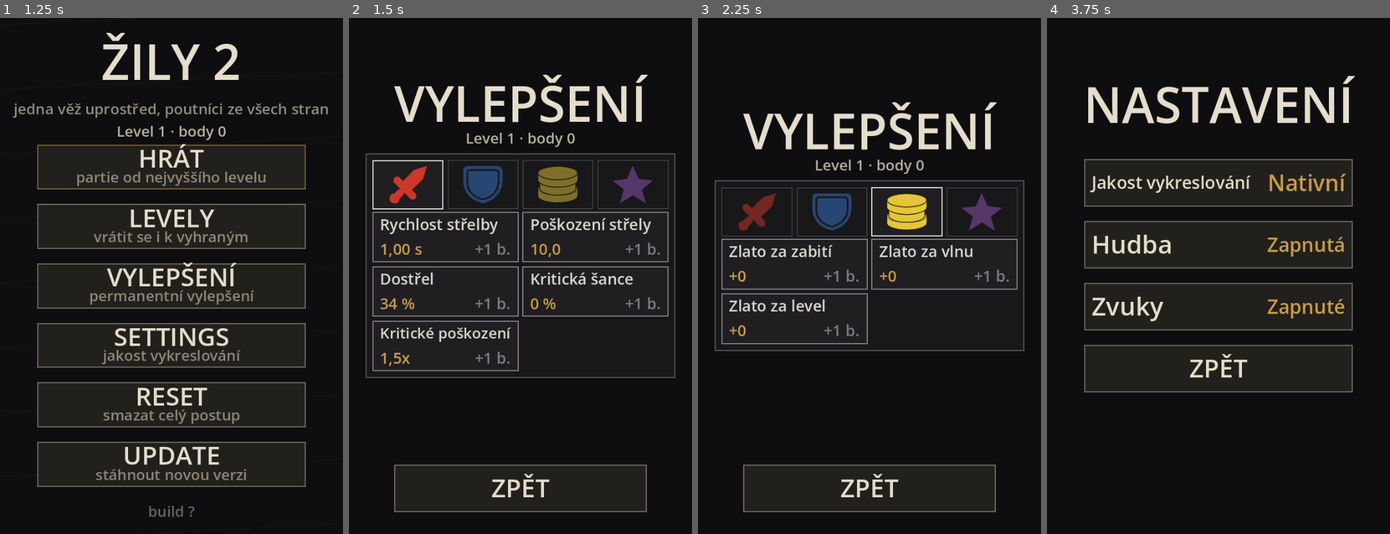
Above: before the commit, frames 1-4 (left to right).
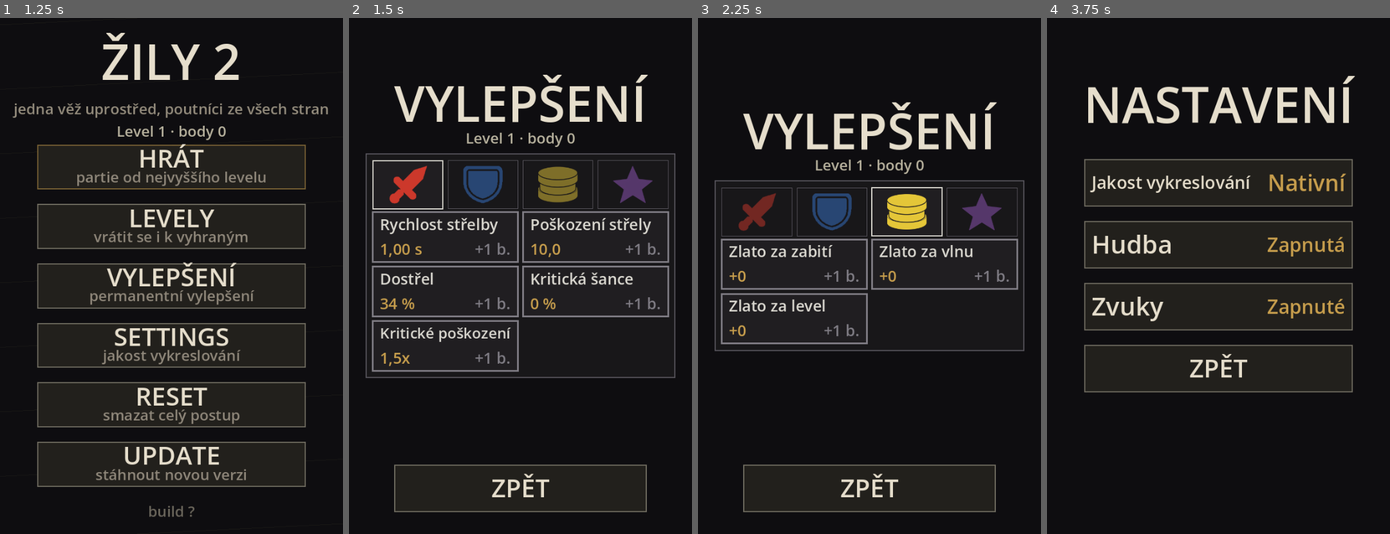
Above: after the commit, the same moments.

Repository: jankoznar94/dark-story
Game: Godot game, scene res://main.tscn
Two runs of this game, one before a commit and one after it. Both use one fixed random seed, a clock stepped at 60 frames per second and the inputs below.
Inputs (mouse positions are in pixels of both pictures, inside the frame that each line leads up to):
- Up to frame 1 (1.25 s): tap Enter at 0.5 s; move the mouse to (246, 250) at 0.52 s; click (246, 250) at 0.67 s
- Up to frame 2 (1.5 s): tap Space at 1.25 s; move the mouse to (451, 301) at 1.27 s; click (451, 301) at 1.42 s
- Up to frame 3 (2.25 s): tap Enter at 2 s; move the mouse to (903, 162) at 2.02 s; click (903, 162) at 2.17 s
- Up to frame 4 (3.75 s): tap Space at 2.75 s; move the mouse to (1201, 379) at 2.77 s; click (1201, 379) at 2.92 s; tap Enter at 3.5 s; move the mouse to (1321, 353) at 3.52 s; click (1321, 353) at 3.67 s

Frame 1 is identical in both runs. In frame 2, 1.1% of the frame differs, in the area x 6-94%, y 37-69%; in frame 3, 0.6%; in frame 4, nothing differs.

Commit message:
Zily 2: tlustsi ramecky upgradu, mensi projektily, rychlejsi a pocetnejsi nepritelе
- ramecek bunky upgradu 2 -> 3 px (CELL_FRAME, plati v bitve i ve VYLEPSENI)
- cesta poutnika k vezi 15 -> 10 s (rychlost nepritel 1,5x, nova vychozi)
- krok kadence -0,05 -> -0,025 s (perm_max 8 -> 16, strop 0,60 s zustava)
- tecka strely 0,032 -> 0,026 meritka
- velikost vlny 15..51 v prvním levelu, kazdy dalsi level x1,20 (strop 400);
  mezera mezi poutniky se ridi dobou vysypani vlny (SPAWN_WAVE_S 55 s, dno 0,45 s)
- README a testy podle novych cisel

Diff:
--- a/scripts/game.gd
+++ b/scripts/game.gd
@@ -25,7 +25,13 @@
 # ma poutnik na cestu stejne dlouho, takze "jde pomalu" je vlastnost hry, ne
 # rozliseni. Jan dvakrat: "Rychlost všech nepřátel se musí snížit" (8 -> 12 s)
 # a "Celkově ještě zpomalíme pohyb nepřátel" (12 -> 15 s).
-const TRAVEL_S := 15.0
+#
+# Oct 2026 - OPACNY SMER: "Rychlost pohybu všech nepřátel se zrychlí na rychlost
+# 1.5x. Bude to nová výchozí hodnota. Nové 1.0x = staré 1.5x. Jsou teď příliš
+# pomalí." 15 / 1,5 = 10 s. POZOR: okno na reakci je `dostrel * TRAVEL_S`, takze
+# se zkratilo z 5,1 s na 3,4 s - kdo hybe timhle cislem, hybe obtiznosti a musi
+# to merit (`tools/balance_sim.gd`).
+const TRAVEL_S := 10.0
 const BASE_HP := 20.0
 # OBTIZNOST: kazdy dalsi LEVEL je o 22 % tuzsi (Jan schvalil 1,22; driv 1,15)
 # a kazda dalsi vlna v levelu o 6 %. Driv to bylo 13 % za vlnu v nekonecne
@@ -38,10 +44,21 @@
 const WAVE_HP := 1.06
 const START_GOLD := 150
 const BUILD_TIME := 5.0
-# VELIKOST VLNY PODLE PORADI KOLA (kolo = pocitadlo vln pres cely pruchod hrou).
-# Prvnich deset je rucne, dal uz jen roste - levelu je nekonecne.
-const WAVE_SIZES := [5, 6, 7, 8, 9, 10, 11, 12, 13, 14]
-const WAVE_SIZES_MAX := 24
+# VELIKOST VLNY (Oct 2026). Jan: "Počet nepřátel v jednotlivých vlnách bude
+# obecně vyšší. V prvních levelech bude začínat třeba na 15. Ve vyšších to budou
+# klidně desítky až stovky. Samozřejmě musí chodit v takovém tempu a pořadí, aby
+# bylo možné je zabít."
+#
+# JSOU TO DVE CISLA, NE JEDNO: tabulka je pocet poutniku v 1.-10. vlne PRVNIHO
+# levelu a kazdy dalsi level ji NASOBI (`WAVE_SIZE_PER_LEVEL`). Driv se k tabulce
+# pricitaval jeden poutnik za level, takze se stropu (24) dosahlo uz ve tretim
+# levelu a "vyssi levely" se v poctech vubec neprojevily. Nasobenim se z desítek
+# stanou stovky.
+const WAVE_SIZES := [15, 17, 19, 22, 25, 29, 33, 38, 44, 51]
+const WAVE_SIZE_PER_LEVEL := 1.20
+# STROP VELIKOSTI VLNY: hra je nekonecna, takze pocet musi nekam dojit - na 20.
+# levelu by jinak chodily tisice poutniku a hra by se zadrhla.
+const WAVE_SIZES_MAX := 400
 # ODMENA ZA VLNU. S DESETI VLNAMI NA LEVEL se zlato za level ZDVOJNASOBILO
 # (vic vln = vic zabiti i vic bonusu) a hra se tim stala lehci, i kdyz se
 # obtiznost nemenila - zmereno simulatorem. Proto je bonus za vlnu mensi:
@@ -61,14 +78,24 @@
 # (wave_size) - jedno pocitadlo, ne dve.
 const KOLO_PER_LEVEL := WAVES_PER_LEVEL
 
-# DOCASNE UCPINKY: mezera mezi poutniky se v ramci levelu zkracuje.
+# DOCASNE UCPINKY: mezera mezi poutniky se v ramci levelu zkracuje - a u VELKE
+# vlny se zkrati jeste vic, aby se cely zastup vysypal do `SPAWN_WAVE_S`. Bez
+# toho by vlna o stovkach poutniku trvala desitky minut.
 const SPAWN_GAP_START := 2.5
-const SPAWN_GAP_MIN := 1.2
+const SPAWN_GAP_MIN := 0.45
 const SPAWN_GAP_PER_WAVE := 0.13
+# CELKOVA DOBA VYSYPANI VLNY. Neni to kosmetika: pocet poutniku je ted v destikach
+# az stovkach, takze pevna mezera by jednu vlnu natahla pres deset minut. Je to
+# ZAROVEN HRANICE OBTIZNOSTI: cim kratsi vysypani, tim vic poutniku je na plose
+# naraz a tim vic prace pro vez - hra se pak da dohrat jen s nakoupenymi upgrady.
+const SPAWN_WAVE_S := 55.0
 
 # STRELA. Rychlost je podil POLOMERU PLOCHY, polomer tecky podil MERITKA.
 const SHOT_SPEED_FRAC := 0.80
-const SHOT_R_FRAC := 0.032
+# Oct 2026 (Jan: "Projektily uděláme o trošku menší."): 0,032 -> 0,026 meritka.
+# Na telefonu je tecka ~4 px (driv 5) a porad ji drzi tmavy obrys pod sebou,
+# proto se zmenseni netyka `SHOT_RIM_FRAC`. Test hlida, ze neklesne pod 3 px.
+const SHOT_R_FRAC := 0.026
 const SHOT_RIM_FRAC := 1.55
 # POSKOZENI JEDNE RANY JE PARAMETR HRACE ("Ještě musíme přidat upgrade pro
 # Attack damage", Jan Oct 2026) - hledej `shot_dmg()` v sekci PARAMETRY.
@@ -253,14 +280,13 @@
 	return WAVES_PER_LEVEL
 
 
-# VELIKOST VLNY. Bere se z VLNY V LEVELU (pet az ctrnact poutniku) a kazdy
-# dalsi LEVEL prida jednoho - tabulka `WAVE_SIZES` ma proto prave deset
-# polozek. Kdyby se pocitala z kola (poradi vlny pres celou partii), rostla by
-# dvakrat rychleji nez obtiznost a od tretiho levelu by chodilo porad 24
-# poutniku - "vic vln v levelu" by se tim zmenilo na "vic nepritelu".
+# VELIKOST VLNY. Bere se z VLNY V LEVELU (patnact az padesat poutniku v prvnim
+# levelu) a kazdy dalsi LEVEL ji NASOBI - viz `WAVE_SIZE_PER_LEVEL`. Strop drzi
+# nekonecnou partii hratelnou.
 func wave_size(w: int, lv: int) -> int:
 	var base: int = int(WAVE_SIZES[clampi(w, 1, WAVE_SIZES.size()) - 1])
-	return mini(WAVE_SIZES_MAX, base + maxi(0, lv - 1))
+	var grown: float = float(base) * pow(WAVE_SIZE_PER_LEVEL, float(maxi(0, lv - 1)))
+	return clampi(int(round(grown)), 1, WAVE_SIZES_MAX)
 
 
 func is_over() -> bool:
@@ -422,8 +448,15 @@
 		_wave_clear()
 
 
+# MEZERA MEZI POUTNIKY. Dve hranice: klesajici zaklad podle vlny a strop na
+# CELKOVOU dobu vysypani - velka vlna se musi vysypat do `SPAWN_WAVE_S`, i kdyz
+# by ji zaklad nechal pomalejsi.
 func spawn_gap() -> float:
-	return maxf(SPAWN_GAP_MIN, SPAWN_GAP_START - SPAWN_GAP_PER_WAVE * float(wave))
+	var base: float = maxf(SPAWN_GAP_MIN, SPAWN_GAP_START - SPAWN_GAP_PER_WAVE * float(wave))
+	var n: int = plan.size()
+	if n > 1:
+		base = minf(base, SPAWN_WAVE_S / float(n - 1))
+	return maxf(SPAWN_GAP_MIN, base)
 
 
 func _start_wave() -> void:
--- a/scripts/game_view.gd
+++ b/scripts/game_view.gd
@@ -30,6 +30,10 @@
 const CARD_BG := Color(0.095, 0.090, 0.100)
 const CARD_ROW := Color(0.125, 0.118, 0.128)
 const CARD_EDGE := Color(0.34, 0.33, 0.36)
+# RAMEK BUNKY UPGRADU. Jan (Oct 2026): "Rámečky všechny tlačítek upgradů budou
+# tlustší. Třeba 3px." Je to CELE tlacitko upgradu (v bitve i ve VYLEPSENICH),
+# takze jeden odstavec tady meni obe obrazovky.
+const CELL_FRAME := 3.0
 # ZIVOTY VEZE: zelena dokud drzi, cervena pod tretinou. Barva NENI jediny
 # nositel - cislo je i v hornim pruhu.
 const HP_GOOD := Color(0.62, 0.76, 0.56)
@@ -1017,7 +1021,7 @@
 		# TELO BUNKY JE O STUPEN SVETLEJSI NEZ PANEL (jako driv radek) - jinak by
 		# z tlačítka byl jen ramecek na stejne barve jako podklad.
 		draw_rect(c, CARD_ROW, true)
-		draw_rect(c, col, false, 2.0)
+		draw_rect(c, col, false, CELL_FRAME)
 		var pad: float = maxf(8.0, c.size.x * 0.05)
 		var inner_w: float = c.size.x - 2.0 * pad
 		var line: float = c.size.y / 2.0
--- a/scripts/upgrades.gd
+++ b/scripts/upgrades.gd
@@ -11,7 +11,7 @@
 #     zacina na jakekoli startovni hodnote.
 #   * PERMANENTNI stupen se kupuje v menu za BODY (ziskane za vyhrany level)
 #     a POSOUVA START o jeden krok. Attack speed s permanentem 2 zacina na
-#     0,90 s misto 1,00 s - a docasne kroky stoji porad 5, 10, 15 zlata.
+#     0,95 s misto 1,00 s - a docasne kroky stoji porad 5, 10, 15 zlata.
 #   * SPECIÁL je JEN permanentni (multishot, ricochet, jed, led) - v bitve se
 #     nekupuje, proto ma `temp_max` nula. Stejne je na tom DOSTREL (Jan, Oct
 #     2026) - v bitve se proste nenabizi.
@@ -67,8 +67,14 @@
 	# kroky jsou proto NEOMEZENE (`temp_max` -1) a strop plati JEN na
 	# permanentni zebricek: `cap` je hodnota na `perm_max`, ne hodnota, za
 	# kterou hrac v bitve narazi.
+	#
+	# KROK 0,025 s (Oct 2026, Jan: "Rychlost útoku se bude upgradovat po 0.025s
+	# místo po 0.05s."): kdyz se krok zpolovi, musi se ZDVOJNASOBIT `perm_max`
+	# (8 -> 16), jinak by permanentni zebricek skoncil na 0,80 s a tabulkovy
+	# strop 0,60 s by prestal platit. Kdo hybe krokem, hybe i `perm_max` -
+	# hlida to `test_upgrades._test_table_sane`.
 	{"id": "as", "label": "Rychlost střelby", "cat": CAT_OFF, "kind": "time",
-		"start": 1.00, "step": -0.05, "cap": 0.60, "perm_max": 8, "temp_max": UNLIMITED},
+		"start": 1.00, "step": -0.025, "cap": 0.60, "perm_max": 16, "temp_max": UNLIMITED},
 	# POSKOZENI RANY (Jan, Oct 2026: "Ještě musíme přidat upgrade pro Attack
 	# damage"). Zaklad 10 je tady - `Game.SHOT_DMG` uz neexistuje, jinak by
 	# byla druha konstanta, ktera o upgradu nevi.
--- a/tools/test_core.gd
+++ b/tools/test_core.gd
@@ -634,7 +634,7 @@
 	# stala zed na 0,60 s a dal se koupit nedalo.
 	var g3: Game = _fresh()
 	g3.gold = 100000
-	var want: int = 12
+	var want: int = 24
 	var sold: int = 0
 	for i in range(want):
 		if g3.buy_temp("as"):
@@ -662,11 +662,11 @@
 	g.profile.perm["as"] = 2
 	g.start_level(1)
 	_quiet(g)
-	_check(absf(g.val("as") - 0.90) < 0.001, "start po dvou permanentních neni 0,90 s (%.2f)" % g.val("as"))
+	_check(absf(g.val("as") - 0.95) < 0.001, "start po dvou permanentních neni 0,95 s (%.2f)" % g.val("as"))
 	var gold0: int = g.gold
 	_check(g.buy_temp("as"), "krok po permanentnim upgradu nejde koupit")
 	_check(gold0 - g.gold == 5, "krok po permanentnim upgradu stoJI jinak nez 5 zlata (%d)" % (gold0 - g.gold))
-	_check(absf(g.val("as") - 0.85) < 0.001, "krok se neprisel k posunutemu startu (%.2f)" % g.val("as"))
+	_check(absf(g.val("as") - 0.925) < 0.001, "krok se neprisel k posunutemu startu (%.2f)" % g.val("as"))
 
 
 func _test_level_flow() -> void:
@@ -736,11 +736,16 @@
 	g.start_level(2)
 	_check(g.kolo() == Game.WAVES_PER_LEVEL + 1,
 		"prvni vlna druheho levelu neni %d. kolo (%d)" % [Game.WAVES_PER_LEVEL + 1, g.kolo()])
-	# VELIKOST VLNY: v ramci levelu roste po jednom poutnikovi, kazdy dalsi
-	# LEVEL prida jednoho navic (a strop to drzi).
+	# VELIKOST VLNY: v ramci levelu roste a kazdy dalsi LEVEL ji NASOBI (Oct
+	# 2026, Jan: "Počet nepřátel v jednotlivých vlnách bude obecně vyšší. V
+	# prvních levelech bude začínat třeba na 15. Ve vyšších to budou klidně
+	# desítky až stovky."). Strop drzi nekonecnou partii hratelnou.
 	_check(g.wave_size(1, 1) < g.wave_size(2, 1), "druha vlna neni vetsi nez prvni")
-	_check(g.wave_size(1, 5) == g.wave_size(1, 1) + 4,
-		"velikost vlny neroste s levelem po jednom (%d vs %d)" % [g.wave_size(1, 5), g.wave_size(1, 1)])
+	_check(g.wave_size(1, 1) >= 15, "prvni vlna nezacina na patnacti (%d)" % g.wave_size(1, 1))
+	_check(g.wave_size(1, 5) > g.wave_size(1, 1),
+		"druhy level nema vetsi vlnu (%d vs %d)" % [g.wave_size(1, 5), g.wave_size(1, 1)])
+	_check(g.wave_size(1, 12) >= 100,
+		"ve vysokem levelu nema prvni vlna stovky (%d)" % g.wave_size(1, 12))
 	_check(g.wave_size(Game.WAVES_PER_LEVEL, 99) <= Game.WAVE_SIZES_MAX, "velikost vlny pretekla strop")
 
 
--- a/tools/test_upgrades.gd
+++ b/tools/test_upgrades.gd
@@ -43,23 +43,26 @@
 
 
 func _test_value() -> void:
-	# Attack speed: start 1,00 s, krok -0,05 s.
+	# Attack speed: start 1,00 s, krok -0,025 s (Oct 2026: "Rychlost útoku se
+	# bude upgradovat po 0.025s místo po 0.05s.").
 	_check(absf(Upgrades.value_of("as", 0, 0) - 1.0) < 0.0001, "as bez upgradu neni 1,00 s")
-	_check(absf(Upgrades.value_of("as", 0, 2) - 0.90) < 0.0001, "as po 2 krocích neni 0,90 s")
-	_check(absf(Upgrades.value_of("as", 2, 0) - 0.90) < 0.0001, "as po 2 permanentních neni 0,90 s")
+	_check(absf(Upgrades.value_of("as", 0, 2) - 0.95) < 0.0001, "as po 2 krocích neni 0,95 s")
+	_check(absf(Upgrades.value_of("as", 2, 0) - 0.95) < 0.0001, "as po 2 permanentních neni 0,95 s")
 	# PERMANENTNI ZEBRICEK STROP MA (Jan, Oct 2026: "permanentní ať mají strop
-	# dál"): 1,00 s - 8 * 0,05 s = 0,60 s, a pres to ani 99 kroku neprojde.
-	_check(absf(Upgrades.value_of("as", 8, 0) - 0.60) < 0.0001, "as na 8. permanentním neni 0,60 s")
+	# dál"): 1,00 s - 16 * 0,025 s = 0,60 s, a pres to ani 99 kroku neprojde.
+	# KROK SE ZPOLOVIL, TAKZE SE ZDVOJNASOBIL POCET STUPNU (8 -> 16) - jinak by
+	# zebricek skoncil na 0,80 s a strop tabulky by prestal platit.
+	_check(absf(Upgrades.value_of("as", 16, 0) - 0.60) < 0.0001, "as na 16. permanentním neni 0,60 s")
 	_check(absf(Upgrades.value_of("as", 99, 0) - 0.60) < 0.0001, "permanentni kadence prelezla strop")
 	# DOCASNE KROKY SHORA OMEZENE NEJSOU (Jan, Oct 2026: "já prozatím nechci
 	# žádné stropy. Žádné max."). Driv docasny zebricek koncil na 0,60 s a panel
 	# ukazal "MAX", i kdyz hrac mel jeste zlato i kde kupovat.
-	_check(Upgrades.value_of("as", 0, 14) < 0.60,
+	_check(Upgrades.value_of("as", 0, 19) < 0.60,
 		"docasny zebricek kadence konci na 0,60 s - hrac za tim vidi zed")
 	_check(Upgrades.value_of("as", 0, 19) < Upgrades.value_of("as", 0, 18),
 		"dalsi docasny krok uz kadenci nezrychli")
 	# POJISTKA, NE STROP HRACE: kadence je cas a nula by delila nulou.
-	_check(Upgrades.value_of("as", 8, 99) >= Upgrades.MIN_INTERVAL - 0.0001,
+	_check(Upgrades.value_of("as", 16, 99) >= Upgrades.MIN_INTERVAL - 0.0001,
 		"kadence spadla pod pojistku %.2f s" % Upgrades.MIN_INTERVAL)
 	# POSKOZENI RANY je parametr hrace ("Ještě musíme přidat upgrade pro Attack
 	# damage") a plati pro nej to same: permanentni strop, docasne bez stropu.
@@ -113,7 +116,7 @@
 		var b: float = Upgrades.value_of(id, 3, 3) - Upgrades.value_of(id, 3, 0)
 		_check(absf(a - b) < 0.0001, "%s: krok se posunul s permanentnim stupnem" % id)
 	var d: float = Upgrades.value_of("as", 0, 0) - Upgrades.value_of("as", 2, 0)
-	_check(absf(d - 0.10) < 0.0001, "dva permanentni stupne neposunuly start o 0,10 s (%.3f)" % d)
+	_check(absf(d - 0.05) < 0.0001, "dva permanentni stupne neposunuly start o 0,05 s (%.3f)" % d)
 
 
 func _test_temp_cost() -> void:
@@ -208,7 +211,7 @@
 		_check(t != "", "%s: hodnota se vytiskne prazdna" % id)
 		_check(not t.contains("."), "%s: hodnota ma tecku misto ceske carky (%s)" % [id, t])
 		_check(String(s["label"]) != "", "%s: popisek je prazdny" % id)
-	_check(Upgrades.value_text("as", 0, 2) == "0,90 s", "text kadence neni 0,90 s")
+	_check(Upgrades.value_text("as", 0, 2) == "0,95 s", "text kadence neni 0,95 s")
 	_check(Upgrades.value_text("ar", 6, 0) == "40 %", "text dostrelu neni 40 %")
 
 
Not shown, changed: README.md
